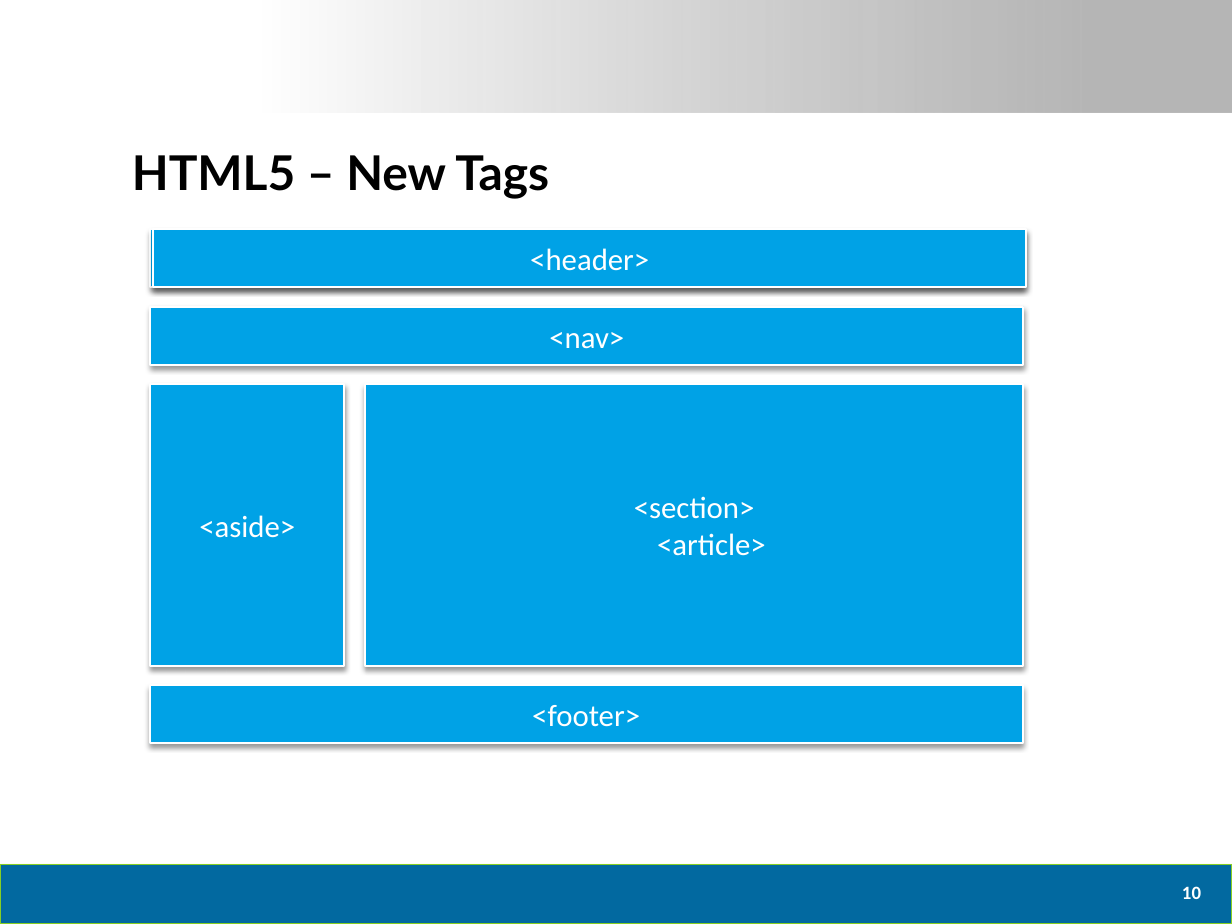
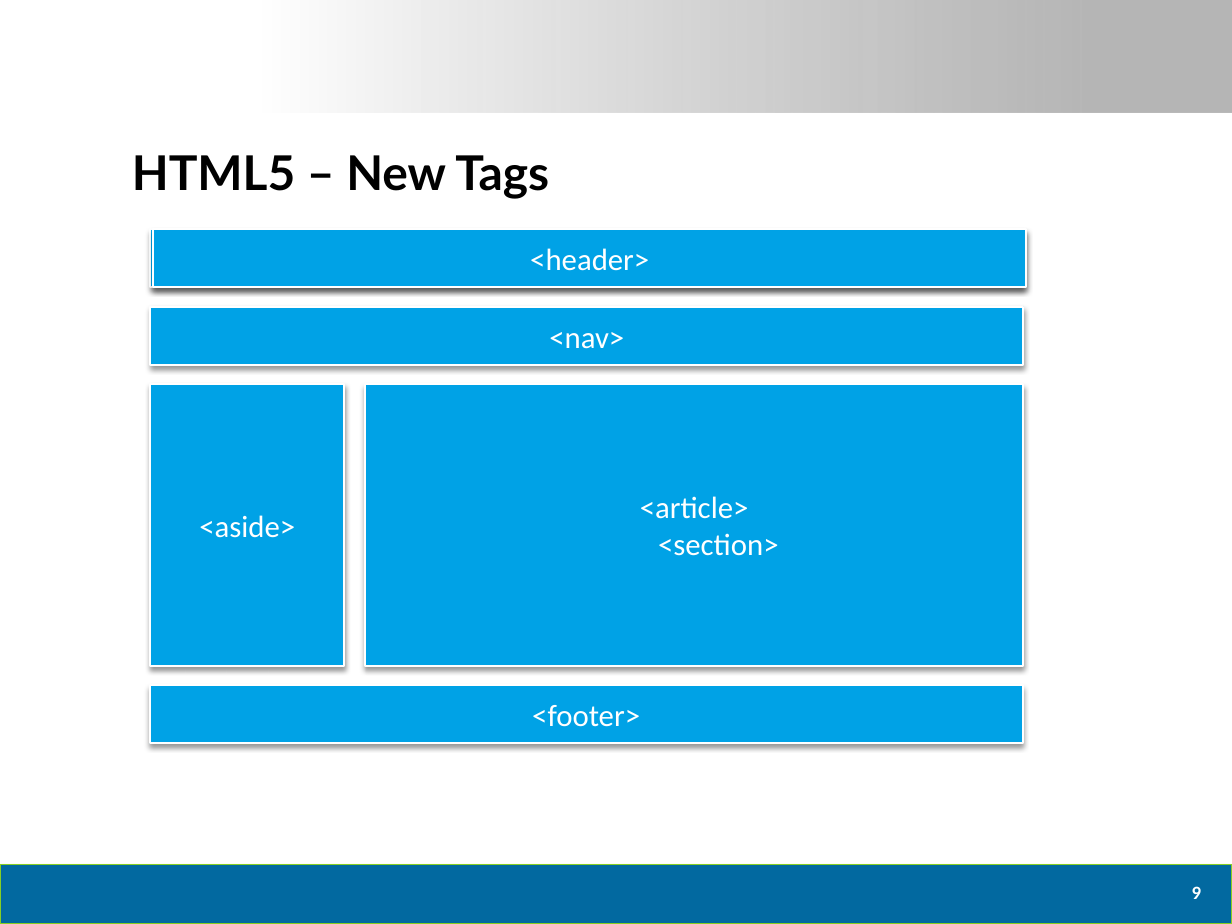
Before and after one commit to dtomyn/HTML5Demo1, a slide deck: slide 10 of Docs/2012 - Live360 Event Review (NEWER).pptx (slide 11 before the commit). Drawn at 1232x924 pixels with LibreOffice and Linux fonts; fonts in the diff are those of the drawing; background and template pictures are left out. Boxes give left, top, right and bottom in pixels: in the first picture for what was removed or moved away, otherwise in the second. Text is boxed around its words. In the diff, an @@ line names an element or a change of style, - is before the commit and + after.

Commit message:
fixes to powerpoint... section is under article typically.. not the other way around

```diff
--- a/Docs/2012 - Live360 Event Review (NEWER).pptx
+++ b/Docs/2012 - Live360 Event Review (NEWER).pptx
@@ text in rectangle at (640,496,749,519): paragraph added @@
+<article>
@@ text in rectangle at (657,533,766,556): paragraph removed @@
-<article>
@@ page number at (1192,886,1202,899): text changed @@
-10
+9
```
Also in this commit, not shown: 2 other slides changed, 1 slide removed, 9 other files.
